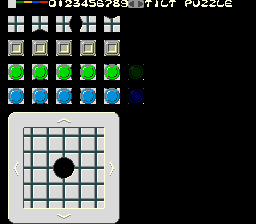
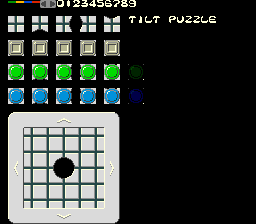
Layered file, before and after one edit (256x224). Changes by layer:
painted on "Background" over [8, 0, 232, 23]
